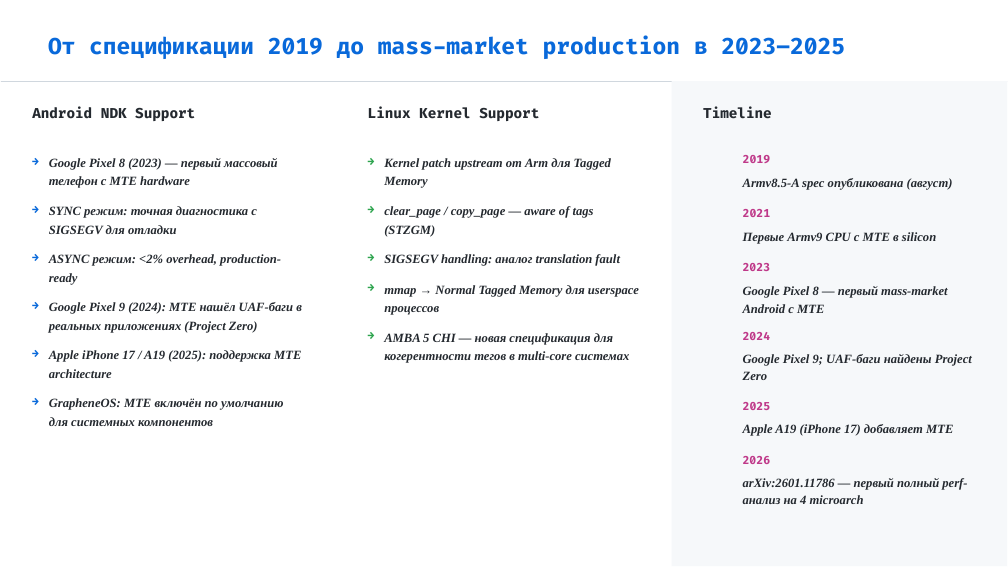
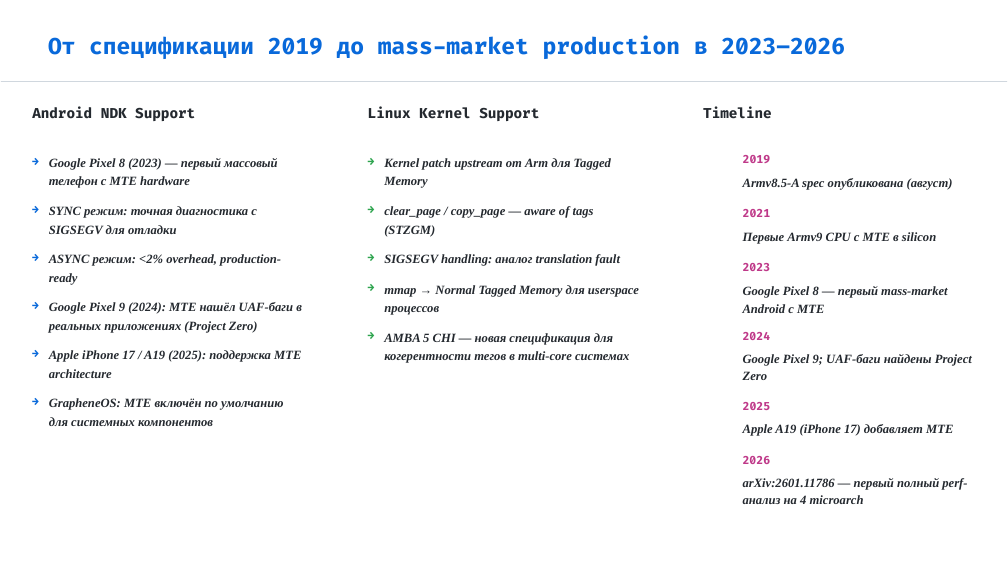
Before and after one commit to ivanstylish/ITMO-Study-Note, a slide deck: slide 9 of ComputerArchitecture/Lab1/Arm_Memory_Tagging_Extension_(MTE).pptx. Drawn at 1008x567 pixels with LibreOffice and Linux fonts; fonts in the diff are those of the drawing; background and template pictures are left out. Boxes give left, top, right and bottom in pixels: in the first picture for what was removed or moved away, otherwise in the second. Text is boxed around its words. In the diff, an @@ line names an element or a change of style, - is before the commit and + after.

```diff
--- a/ComputerArchitecture/Lab1/Arm_Memory_Tagging_Extension_(MTE).pptx
+++ b/ComputerArchitecture/Lab1/Arm_Memory_Tagging_Extension_(MTE).pptx
@@ text at box(48, 36, 845, 59): text changed @@
-От спецификации 2019 до mass-market production в 2023–2025
+От спецификации 2019 до mass-market production в 2023–2026
@@ rectangle removed at box(671, 81, 1007, 565) @@
```
Also in this commit, not shown: 2 other slides changed, 1 other file.
